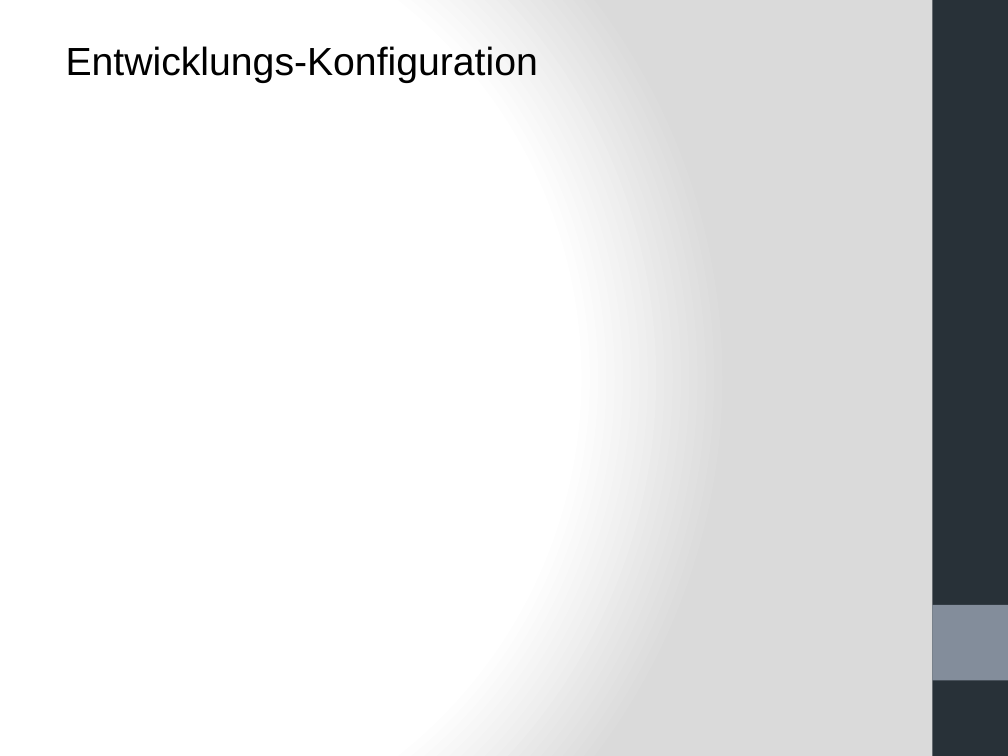
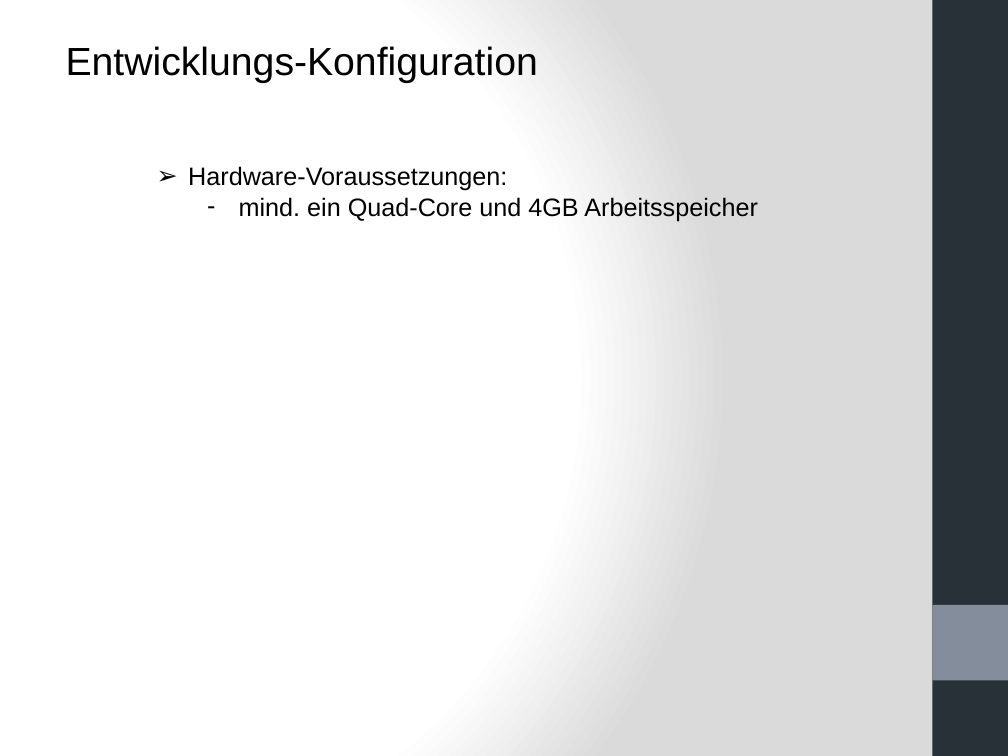
Before and after one commit to mjamaleddine/crowd-innovation, a slide deck: slide 40 of Meilenstein_3/Meilenstein3 - Pr.pptx (slide 39 before the commit). Drawn at 1008x756 pixels with LibreOffice and Linux fonts; fonts in the diff are those of the drawing. Boxes give left, top, right and bottom in pixels: in the first picture for what was removed or moved away, otherwise in the second. Text is boxed around its words. In the diff, an @@ line names an element or a change of style, - is before the commit and + after.

```diff
--- a/Meilenstein_3/Meilenstein3 - Pr.pptx
+++ b/Meilenstein_3/Meilenstein3 - Pr.pptx
@@ text added at (188, 166, 758, 221), 18 pt, text #000000 @@
+➢ Hardware-Voraussetzungen:
+  – mind. ein Quad-Core und 4GB Arbeitsspeicher
```
Also in this commit, not shown: 18 other slides changed, 10 slides added, 9 slides removed.
